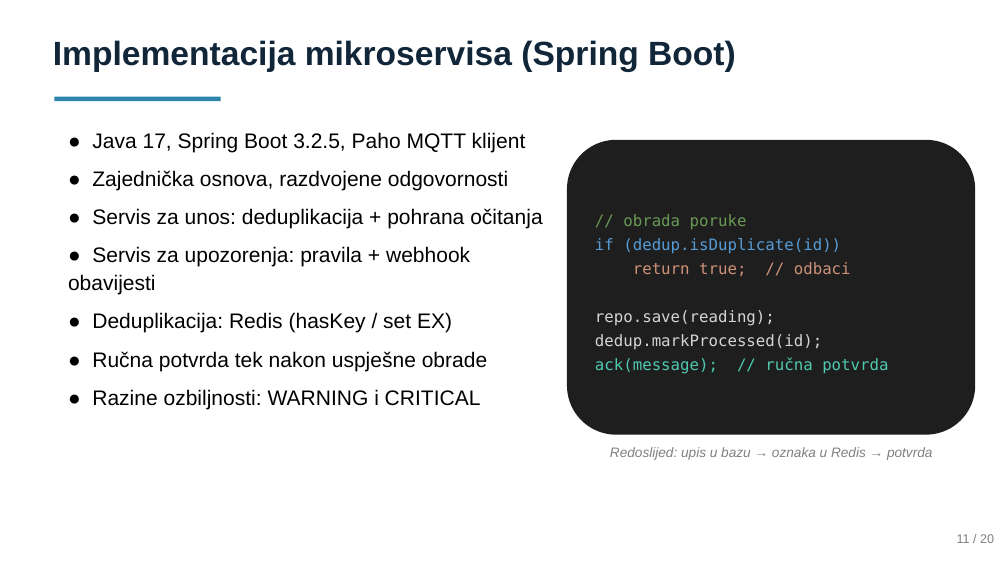
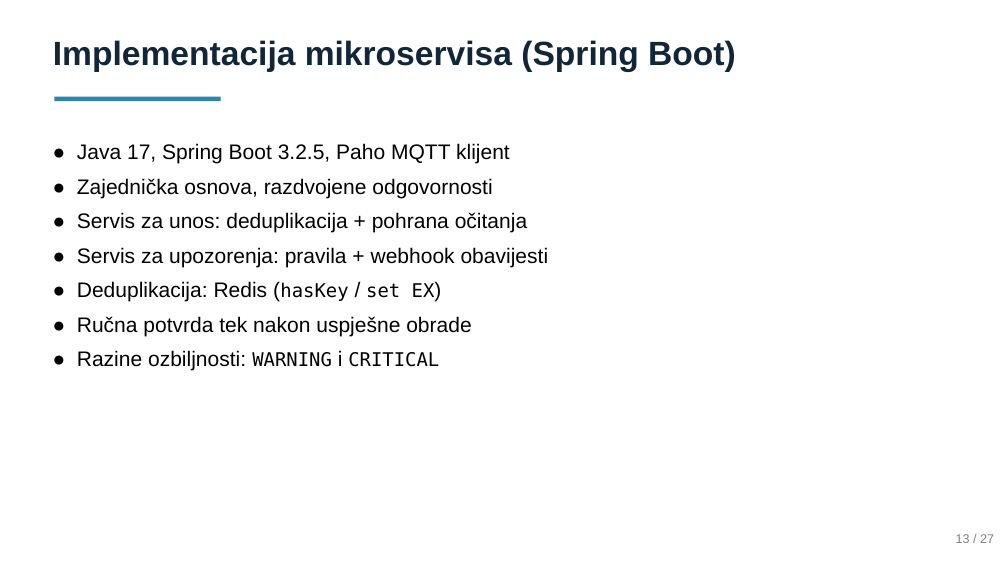
Before and after one commit to LukaIvekovic/iot-telemtry-processing, a slide deck: slide 12 of Prezentacija.pptx (slide 11 before the commit). Drawn at 1008x567 pixels with LibreOffice and Linux fonts; fonts in the diff are those of the drawing. Boxes give left, top, right and bottom in pixels: in the first picture for what was removed or moved away, otherwise in the second. Text is boxed around its words. In the diff, an @@ line names an element or a change of style, - is before the commit and + after.

```diff
--- a/Prezentacija.pptx
+++ b/Prezentacija.pptx
@@ text "● Java 17, Spring Boot ...": place and size @@
-text "● Java 17, Spring Boot ..." at [68, 132, 542, 409]
+text "● Java 17, Spring Boot ..." at [77, 143, 549, 371]
@@ text "● Java 17, Spring Boot ..." at [77, 143, 549, 371]: size 20 to 18 pt, font Arial to DejaVu Sans Mono in "(hasKey set EX)", "WARNING CRITICAL"; line spacing 1.1 to 1.08; less space between paragraphs @@
@@ rounded rectangle removed at [567, 140, 975, 435] @@
-// obrada poruke
-if (dedup.isDuplicate(id))
-return true; // odbaci
-repo.save(reading);
-dedup.markProcessed(id);
-ack(message); // ručna potvrda
@@ text removed at [610, 447, 932, 460] @@
-Redoslijed: upis u bazu → oznaka u Redis → potvrda
@@ text at [956, 534, 994, 543]: text changed @@
-11 / 20
+13 / 27
```
Also in this commit, not shown: 15 other slides changed, 8 slides added, 3 slides removed.
